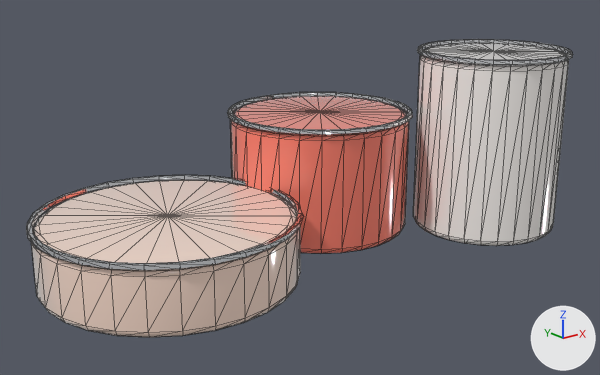
The glTF model public/assets/interiors/estudio/posing_blocks_set.glb as it was, and as the next commit left it.
Rendered twice from a camera (50 mm lens) standing at (-1.564, -1.999, 0.99) and looking at (-0.007, -0.053, 0.211). Arrows for +X, +Y and +Z are at lower right; the lights stay in place. The older version comes first. Mesh edges are drawn as thin lines.

The first picture shows 'posing_blocks_set'.
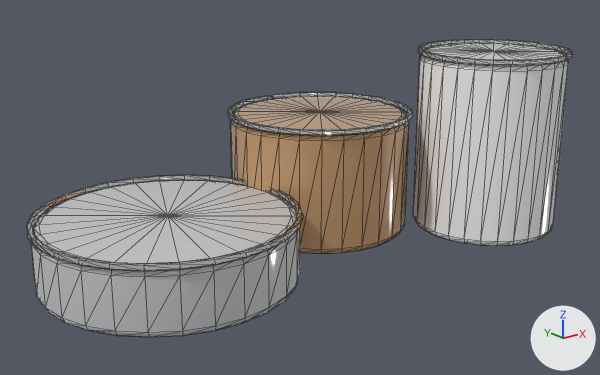
What changed in the scene script:
```text
Change mat_soft_012:
    mat_soft_012.base_color: (1.0, 0.745, 0.624) -> (0.584, 0.597, 0.61)  # beige #ffe0cf -> light grey #c9cbcd
Change mat_accent2_012:
    mat_accent2_012.base_color: (1.0, 0.212, 0.147) -> (0.571, 0.323, 0.147)  # red #ff7f6b -> orange #c79a6b
```

What differs and where, as boxes (x1, y1, x2, y2) in the pictures (600 x 375 px):
'posing_blocks_set', recoloured: (32, 63, 448, 337) in both
